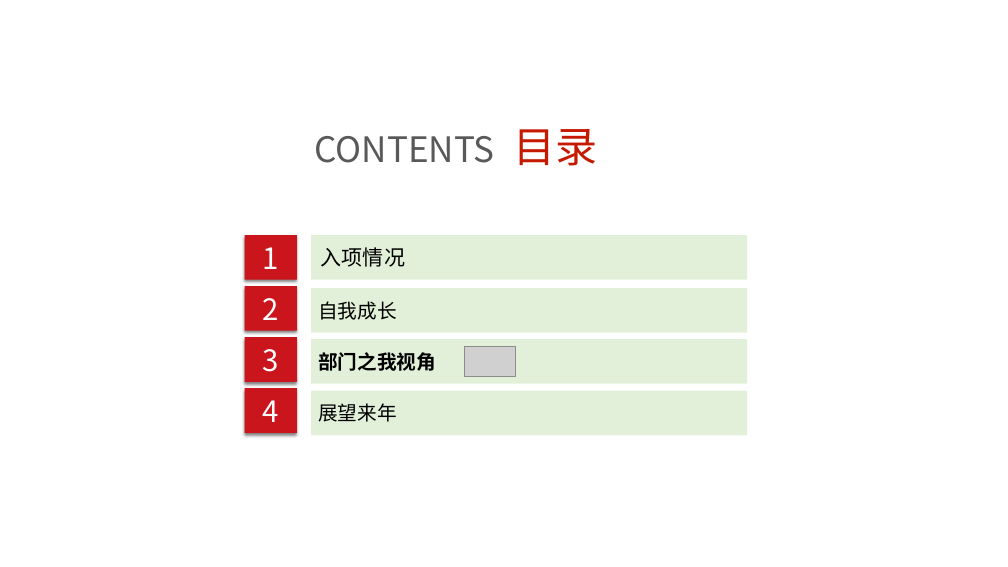
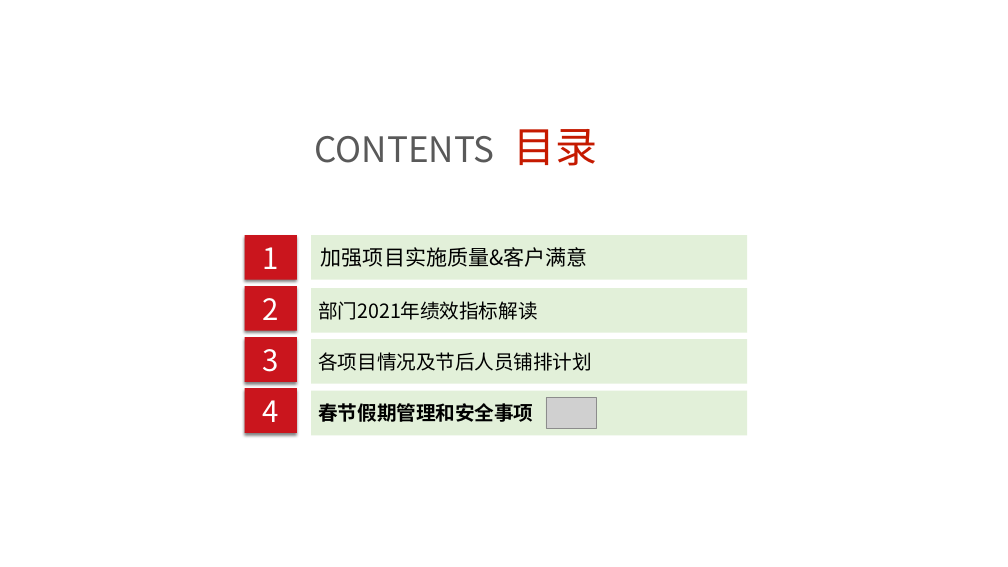
Before and after one commit to kuangxiaocheng/3y, a slide deck: slide 9 of 2021-01部门例会.pptx. Drawn at 1008x567 pixels with LibreOffice and Linux fonts; fonts in the diff are those of the drawing; grey boxes stand for pictures; background and template pictures are left out. Boxes give left, top, right and bottom in pixels: in the first picture for what was removed or moved away, otherwise in the second. Text is boxed around its words. In the diff, an @@ line names an element or a change of style, - is before the commit and + after.

```diff
--- a/2021-01部门例会.pptx
+++ b/2021-01部门例会.pptx
@@ text in rectangle at (x1=321, y1=247, x2=588, y2=267): text changed @@
-入项情况
+加强项目实施质量&客户满意
@@ text in rectangle at (x1=318, y1=301, x2=537, y2=320): text changed @@
-自我成长
+部门2021年绩效指标解读
@@ text in rectangle at (x1=318, y1=352, x2=592, y2=371): text changed; bold off @@
-部门之我视角
+各项目情况及节后人员铺排计划
@@ picture removed at (x1=465, y1=346, x2=516, y2=377) @@
@@ text in rectangle at (x1=318, y1=403, x2=533, y2=422): text changed; bold on @@
-展望来年
+春节假期管理和安全事项
@@ picture added at (x1=546, y1=398, x2=597, y2=428) @@
```
Also in this commit, not shown: 7 other slides changed, 3 slides removed.
